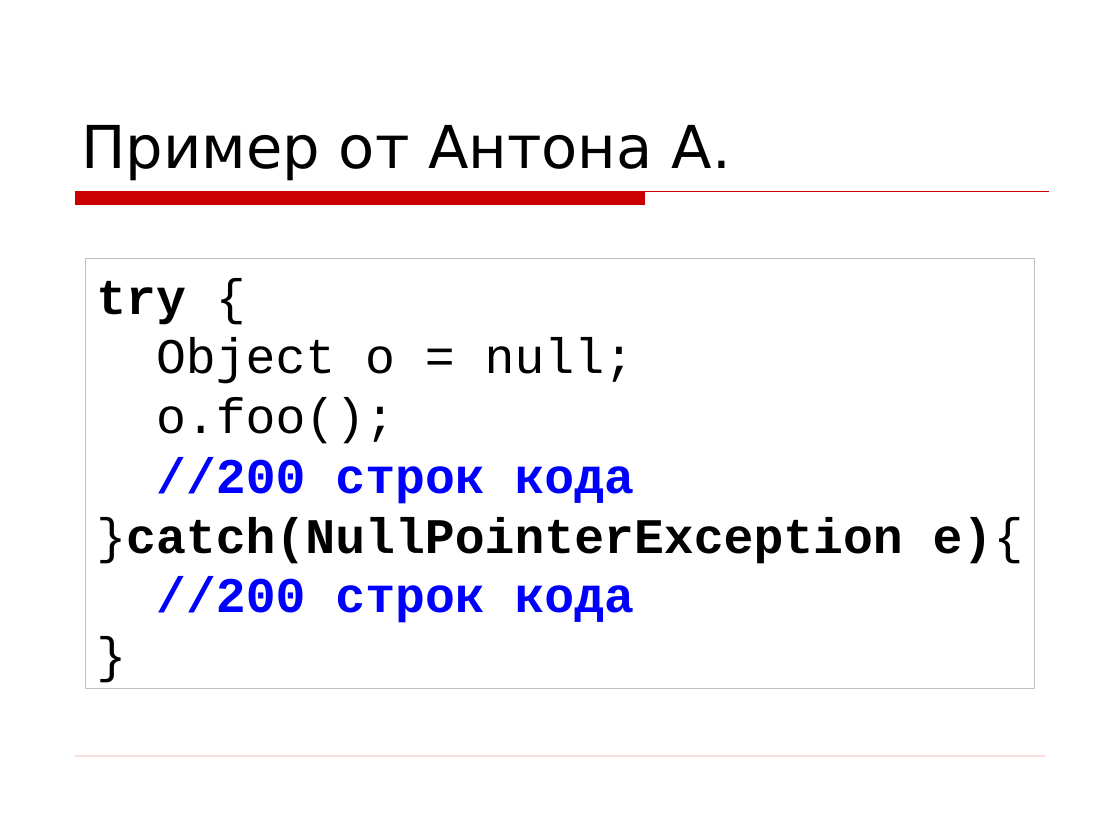
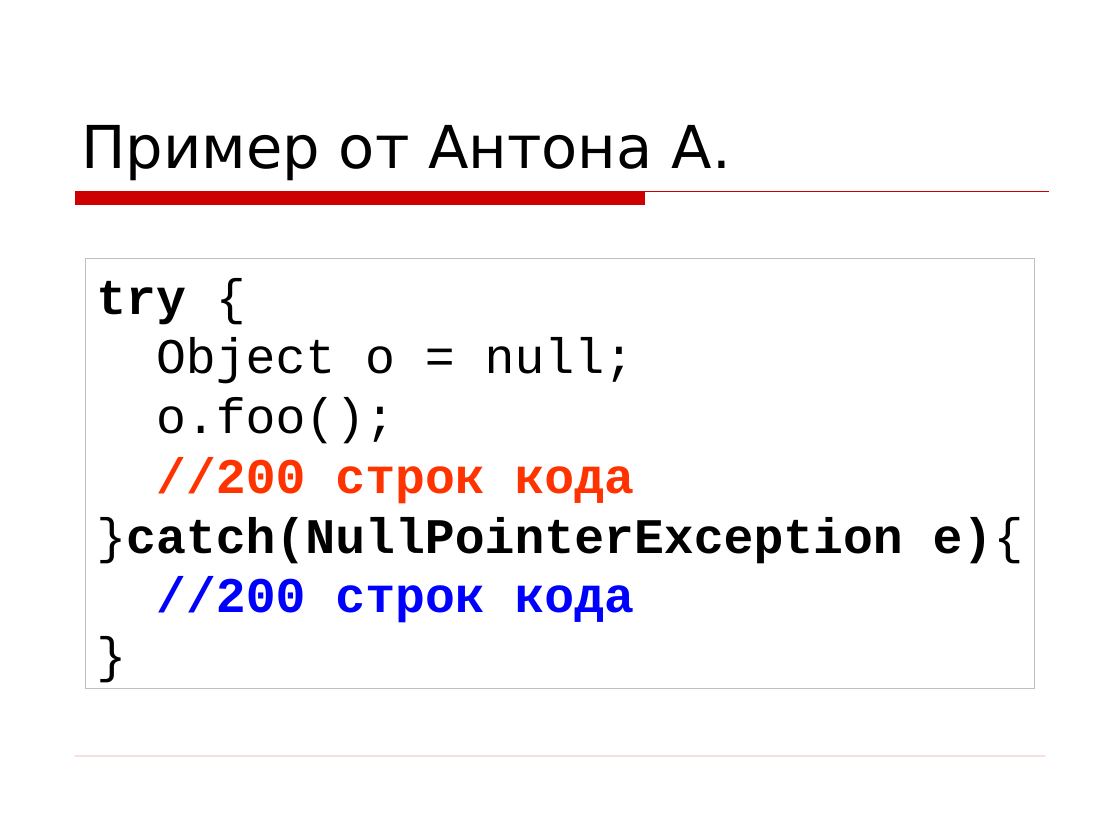
Before and after one commit to asolntsev/presentations, a slide deck: slide 20 of wtf-code/WTF_code.devclub.ru.ppt (slide 19 before the commit). Drawn at 1120x840 pixels with LibreOffice and Linux fonts; fonts in the diff are those of the drawing; background and template pictures are left out. Boxes give left, top, right and bottom in pixels: in the first picture for what was removed or moved away, otherwise in the second. Text is boxed around its words. In the diff, an @@ line names an element or a change of style, - is before the commit and + after.

```diff
--- a/wtf-code/WTF_code.devclub.ru.ppt
+++ b/wtf-code/WTF_code.devclub.ru.ppt
@@ text in rectangle at box(156, 457, 634, 504): text colour #0000FF to #FF3300 in "//200 строк кода" @@
```
Also in this commit, not shown: 12 other slides changed, 5 slides added, 2 slides removed.
